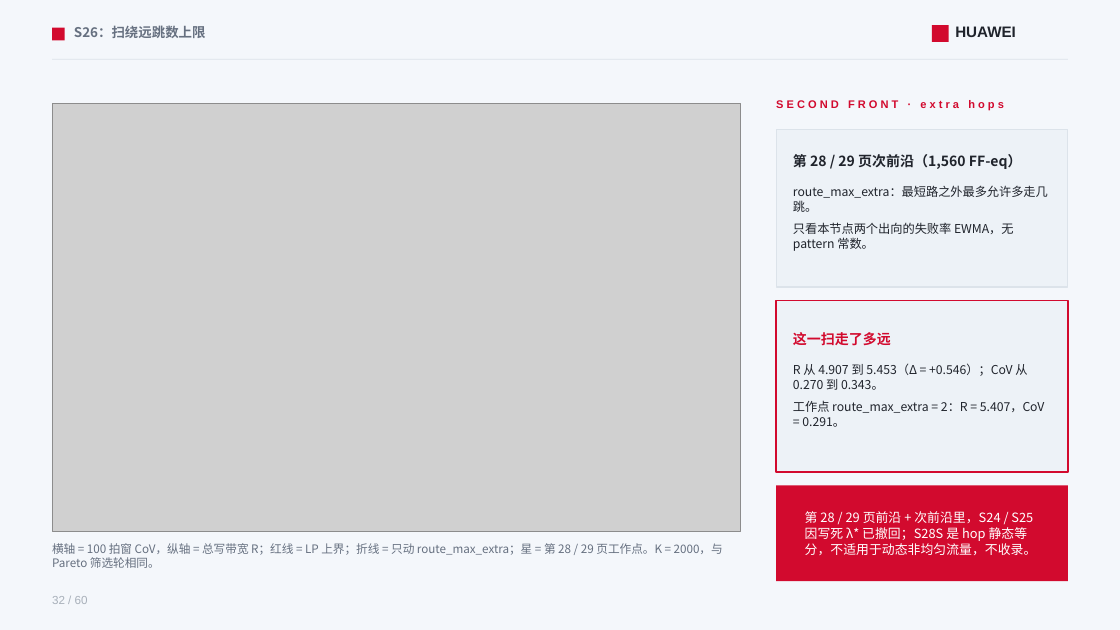
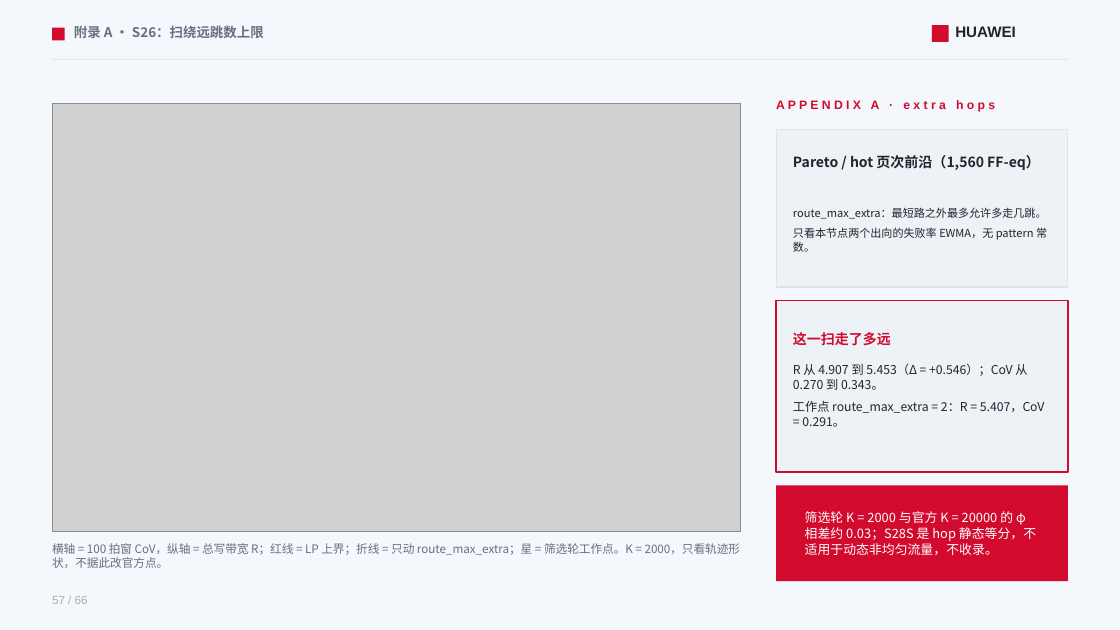
Before and after one commit to lukebest/booksim2, a slide deck: slide 57 of ppt/ring2-write-fairness.pptx (slide 32 before the commit). Drawn at 1120x630 pixels with LibreOffice and Linux fonts; fonts in the diff are those of the drawing; grey boxes stand for pictures. Boxes give left, top, right and bottom in pixels: in the first picture for what was removed or moved away, otherwise in the second. Text is boxed around its words. In the diff, an @@ line names an element or a change of style, - is before the commit and + after.

```diff
--- a/ppt/ring2-write-fairness.pptx
+++ b/ppt/ring2-write-fairness.pptx
@@ text at [74,25,264,38]: text changed @@
-S26：扫绕远跳数上限
+附录 A · S26：扫绕远跳数上限
@@ text at [776,100,995,113]: text changed; size 9.5 to 10.5 pt @@
-S E C O N D F R O N T · e x t r a h o p s
+A P P E N D I X A · e x t r a h o p s
@@ text at [793,155,1040,170]: text changed @@
-第 28 / 29 页次前沿（1,560 FF‑eq）
+Pareto / hot 页次前沿（1,560 FF‑eq）
@@ text "route_max_extra：最短路之外最多允许多走几跳。": place and size @@
-text "route_max_extra：最短路之外最多允许多走几跳。" at [793,185,1048,251]
+text "route_max_extra：最短路之外最多允许多走几跳。" at [793,207,1047,252]
@@ text "route_max_extra：最短路之外最多允许多走几跳。" at [793,207,1047,252]: size 10.5 to 9.5 pt @@
@@ text at [805,511,1036,555]: text changed @@
-第 28 / 29 页前沿 + 次前沿里，S24 / S25 因写死 λ* 已撤回；S28S 是 hop 静态等分，不适用于动态非均匀流量，不收录。
+筛选轮 K = 2000 与官方 K = 20000 的 φ 相差约 0.03；S28S 是 hop 静态等分，不适用于动态非均匀流量，不收录。
@@ text at [52,543,741,568]: text changed @@
-横轴 = 100 拍窗 CoV，纵轴 = 总写带宽 R；红线 = LP 上界；折线 = 只动 route_max_extra；星 = 第 28 / 29 页工作点。K = 2000，与 Pareto 筛选轮相同。
+横轴 = 100 拍窗 CoV，纵轴 = 总写带宽 R；红线 = LP 上界；折线 = 只动 route_max_extra；星 = 筛选轮工作点。K = 2000，只看轨迹形状，不据此改官方点。
@@ text at [52,596,88,604]: text changed @@
-32 / 60
+57 / 66
```
Also in this commit, not shown: 57 other slides changed, 7 slides added, 1 slide removed, 10 other files.
